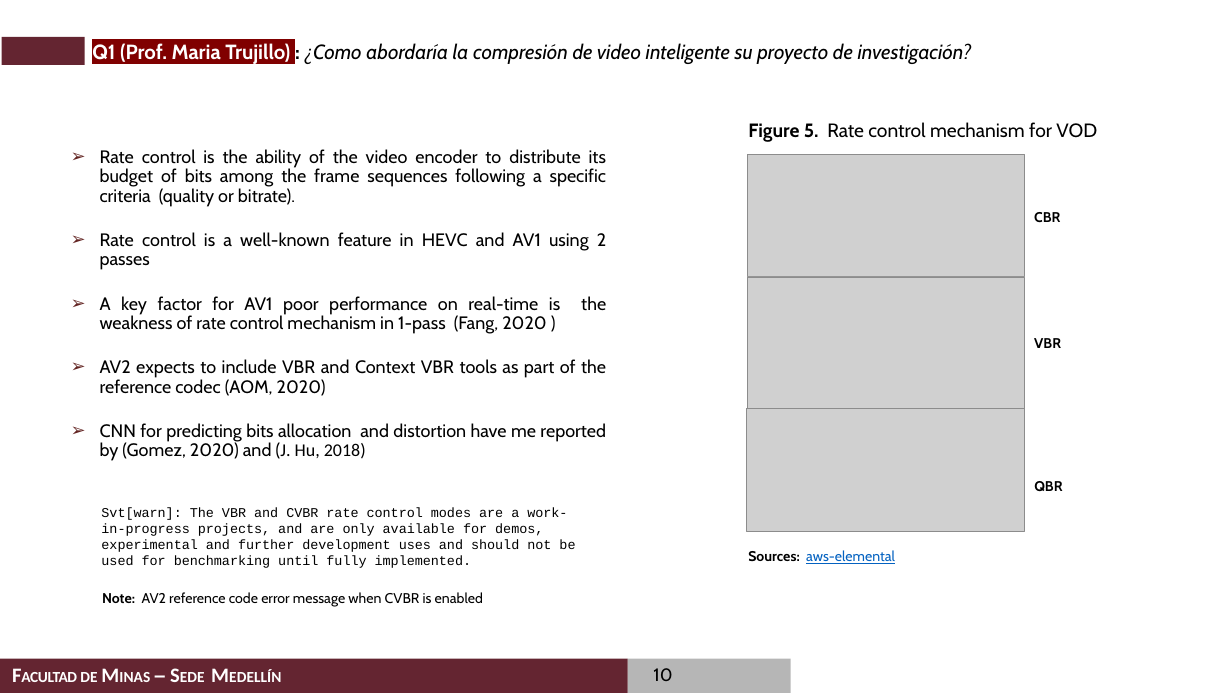
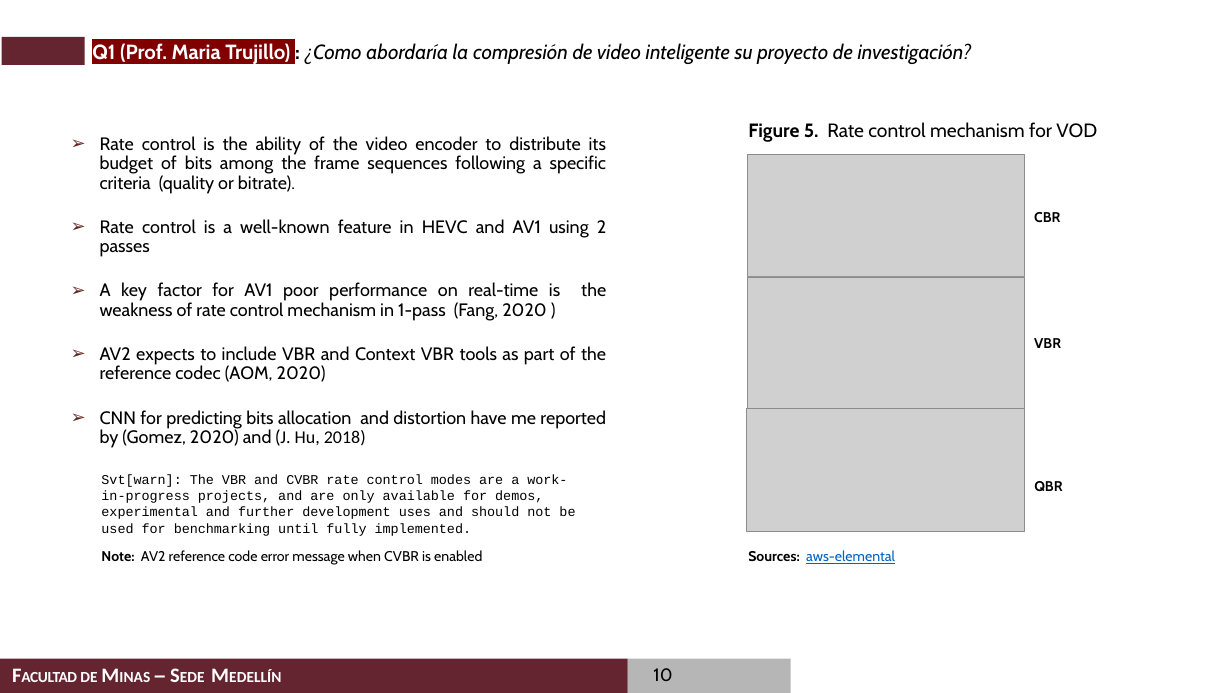
Before and after one commit to casalazarh/Examen-de-Calificacion-2020, a slide deck: slide 10 of presentation/Examen de Calificacion de Doctorado_Carlos_Alberto_Salazar.pptx. Drawn at 1232x693 pixels with LibreOffice and Linux fonts; fonts in the diff are those of the drawing; grey boxes stand for pictures; background and template pictures are left out. Boxes give left, top, right and bottom in pixels: in the first picture for what was removed or moved away, otherwise in the second. Text is boxed around its words. In the diff, an @@ line names an element or a change of style, - is before the commit and + after.

```diff
--- a/presentation/Examen de Calificacion de Doctorado_Carlos_Alberto_Salazar.pptx
+++ b/presentation/Examen de Calificacion de Doctorado_Carlos_Alberto_Salazar.pptx
@@ text "Rate control is the ability ...": place and size @@
-text "Rate control is the ability ..." at bbox=[100, 149, 607, 461]
+text "Rate control is the ability ..." at bbox=[100, 136, 607, 448]
@@ text "Svt[warn]: The VBR and CVBR ...": place and size @@
-text "Svt[warn]: The VBR and CVBR ..." at bbox=[101, 507, 575, 568]
+text "Svt[warn]: The VBR and CVBR ..." at bbox=[101, 474, 575, 536]
@@ text "Note: AV2 reference code error ...": place and size @@
-text "Note: AV2 reference code error ..." at bbox=[102, 592, 483, 607]
+text "Note: AV2 reference code error ..." at bbox=[101, 550, 482, 565]
```
Also in this commit, not shown: 2 other slides changed.
